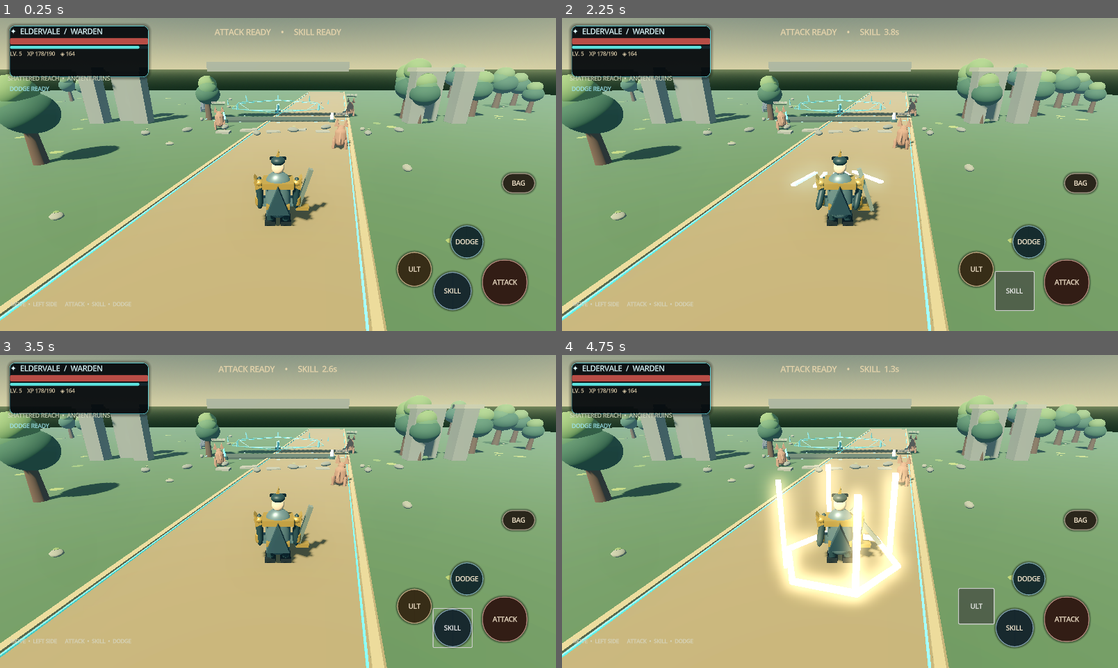
Above: before the commit, frames 1-4 (two rows, left to right).
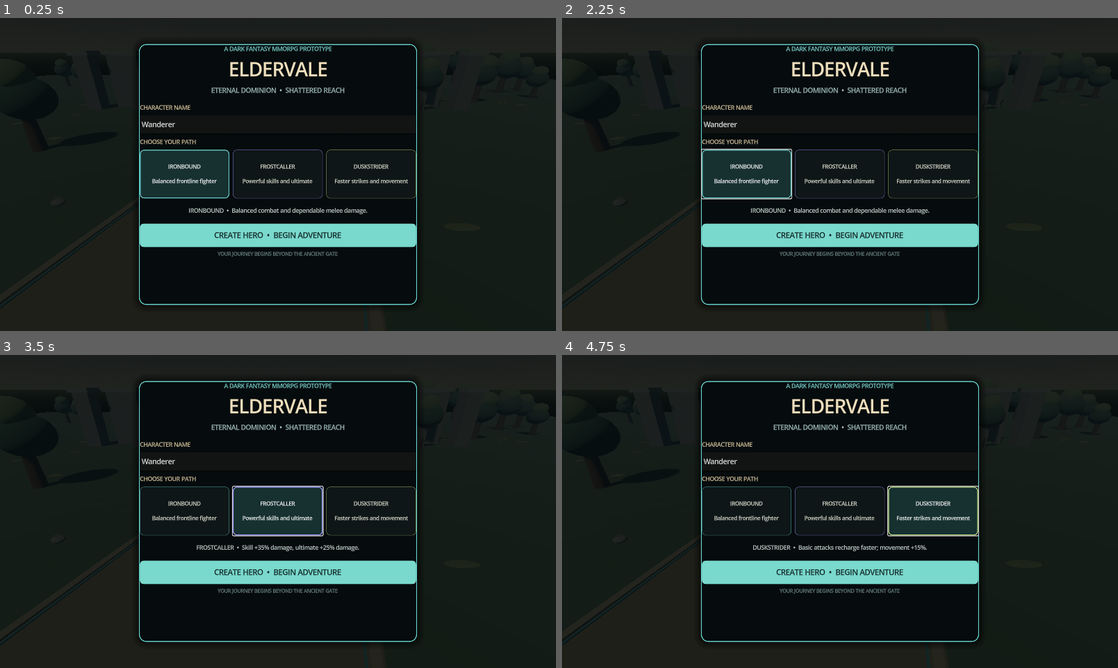
Above: after the commit, the same moments.

Repository: filesgloom-png/ELDERVALE
Game: Godot game, scene res://scenes/main_3d.tscn
Two runs of this game, one before a commit and one after it. Both use one fixed random seed, a clock stepped at 60 frames per second and the inputs below.
Inputs (mouse positions are in pixels of both pictures, inside the frame that each line leads up to):
- Up to frame 1 (0.25 s): no input
- Up to frame 2 (2.25 s): click (1067, 280) at 0.5 s, where only the run before the commit has a clickable "ATTACK"; click (745, 174) at 1.25 s, where only the run after the commit has a clickable "IRONBOUND Balanced frontline …"; click (1012, 290) at 2 s, where only the run before the commit has a clickable "SKILL"
- Up to frame 3 (3.5 s): click (278, 511) at 2.75 s, where only the run after the commit has a clickable "FROSTCALLER Powerful skills a…"
- Up to frame 4 (4.75 s): click (934, 511) at 3.5 s, where only the run after the commit has a clickable "DUSKSTRIDER Faster strikes an…"; click (979, 605) at 4.25 s, where only the run before the commit has a clickable "ULT"

The runs differ from the first frame. In frame 1, 96% of the frame differs, in the area x 0-100%, y 0-100%; in frame 2, 96%; in frame 3, 96%; in frame 4, 96%.

Commit message:
ui: add dark fantasy start menu and character creation

Diff:
--- a/scripts/main_3d.gd
+++ b/scripts/main_3d.gd
@@ -72,6 +72,16 @@
 var animation_time := 0.0
 var magical_materials: Array[StandardMaterial3D] = []
 var combat_effects: Array[Dictionary] = []
+var game_started := false
+var character_name := "Wanderer"
+var character_class := "Warden"
+var class_description_label: Label
+var character_name_input: LineEdit
+var class_buttons: Dictionary = {}
+var move_speed := MOVE_SPEED
+var mobile_hud_layer: CanvasLayer
+var start_menu_layer: CanvasLayer
+var has_saved_character := false
 
 func _ready() -> void:
 	_load_progress()
@@ -80,8 +90,223 @@
 	_build_player()
 	_build_enemies()
 	_build_hud()
+	_build_start_menu()
+	_apply_class_visuals()
 	Input.mouse_mode = Input.MOUSE_MODE_VISIBLE
 	set_process(true)
+
+func _build_start_menu() -> void:
+	start_menu_layer = CanvasLayer.new()
+	start_menu_layer.name = "CharacterCreationAndStartMenu"
+	start_menu_layer.layer = 20
+	add_child(start_menu_layer)
+	var backdrop := ColorRect.new()
+	backdrop.name = "DarkFantasyBackdrop"
+	backdrop.set_anchors_and_offsets_preset(Control.PRESET_FULL_RECT)
+	backdrop.color = Color(0.012, 0.025, 0.035, 0.86)
+	start_menu_layer.add_child(backdrop)
+	var center := CenterContainer.new()
+	center.set_anchors_and_offsets_preset(Control.PRESET_FULL_RECT)
+	start_menu_layer.add_child(center)
+	var panel := PanelContainer.new()
+	panel.name = "StartMenuPanel"
+	panel.custom_minimum_size = Vector2(640, 600)
+	var ps := StyleBoxFlat.new()
+	ps.bg_color = Color(0.025, 0.045, 0.052, 0.97)
+	ps.border_color = Color("#68d9d4")
+	ps.set_border_width_all(2)
+	ps.set_corner_radius_all(16)
+	ps.shadow_color = Color(0, 0, 0, 0.55)
+	ps.shadow_size = 18
+	panel.add_theme_stylebox_override("panel", ps)
+	center.add_child(panel)
+	var content := VBoxContainer.new()
+	content.add_theme_constant_override("separation", 8)
+	content.size_flags_horizontal = Control.SIZE_EXPAND_FILL
+	panel.add_child(content)
+	var eyebrow := Label.new()
+	eyebrow.text = "A DARK FANTASY MMORPG PROTOTYPE"
+	eyebrow.horizontal_alignment = HORIZONTAL_ALIGNMENT_CENTER
+	eyebrow.add_theme_font_size_override("font_size", 13)
+	eyebrow.add_theme_color_override("font_color", Color("#7edbd5"))
+	content.add_child(eyebrow)
+	var title := Label.new()
+	title.text = "ELDERVALE"
+	title.horizontal_alignment = HORIZONTAL_ALIGNMENT_CENTER
+	title.add_theme_font_size_override("font_size", 42)
+	title.add_theme_color_override("font_color", Color("#f0dfbd"))
+	content.add_child(title)
+	var subtitle := Label.new()
+	subtitle.text = "ETERNAL DOMINION  •  SHATTERED REACH"
+	subtitle.horizontal_alignment = HORIZONTAL_ALIGNMENT_CENTER
+	subtitle.add_theme_font_size_override("font_size", 15)
+	subtitle.add_theme_color_override("font_color", Color("#a7c4c3"))
+	content.add_child(subtitle)
+	content.add_child(HSeparator.new())
+	var name_label := Label.new()
+	name_label.text = "CHARACTER NAME"
+	name_label.add_theme_font_size_override("font_size", 13)
+	name_label.add_theme_color_override("font_color", Color("#d9c69f"))
+	content.add_child(name_label)
+	character_name_input = LineEdit.new()
+	character_name_input.name = "CharacterNameInput"
+	character_name_input.placeholder_text = "Enter your hero's name"
+	character_name_input.text = character_name
+	character_name_input.max_length = 18
+	character_name_input.custom_minimum_size = Vector2(0, 44)
+	content.add_child(character_name_input)
+	var class_label := Label.new()
+	class_label.text = "CHOOSE YOUR PATH"
+	class_label.add_theme_font_size_override("font_size", 13)
+	class_label.add_theme_color_override("font_color", Color("#d9c69f"))
+	content.add_child(class_label)
+	var choices := HBoxContainer.new()
+	choices.add_theme_constant_override("separation", 8)
+	content.add_child(choices)
+	_add_class_choice(choices, "Warden", "IRONBOUND", "Balanced frontline fighter", Color("#65c8c7"))
+	_add_class_choice(choices, "Arcanist", "FROSTCALLER", "Powerful skills and ultimate", Color("#9c9bff"))
+	_add_class_choice(choices, "Ranger", "DUSKSTRIDER", "Faster strikes and movement", Color("#b4d67d"))
+	class_description_label = Label.new()
+	class_description_label.custom_minimum_size = Vector2(0, 42)
+	class_description_label.horizontal_alignment = HORIZONTAL_ALIGNMENT_CENTER
+	class_description_label.vertical_alignment = VERTICAL_ALIGNMENT_CENTER
+	class_description_label.add_theme_font_size_override("font_size", 13)
+	class_description_label.add_theme_color_override("font_color", Color("#c7d5cf"))
+	content.add_child(class_description_label)
+	var begin := Button.new()
+	begin.name = "BeginAdventureButton"
+	begin.text = "ENTER THE REALM" if has_saved_character else "CREATE HERO  •  BEGIN ADVENTURE"
+	begin.custom_minimum_size = Vector2(0, 54)
+	begin.add_theme_font_size_override("font_size", 17)
+	begin.add_theme_color_override("font_color", Color("#102426"))
+	var bs := StyleBoxFlat.new()
+	bs.bg_color = Color("#79d9cc")
+	bs.set_corner_radius_all(9)
+	begin.add_theme_stylebox_override("normal", bs)
+	var bh := bs.duplicate() as StyleBoxFlat
+	bh.bg_color = Color("#a2f0dc")
+	begin.add_theme_stylebox_override("hover", bh)
+	begin.pressed.connect(_begin_adventure)
+	content.add_child(begin)
+	var footer := Label.new()
+	footer.text = "YOUR JOURNEY BEGINS BEYOND THE ANCIENT GATE"
+	footer.horizontal_alignment = HORIZONTAL_ALIGNMENT_CENTER
+	footer.add_theme_font_size_override("font_size", 11)
+	footer.add_theme_color_override("font_color", Color("#718b8a"))
+	content.add_child(footer)
+	_select_character_class(character_class)
+
+func _add_class_choice(parent: HBoxContainer, class_id: String, title_text: String, description: String, accent: Color) -> void:
+	var choice := Button.new()
+	choice.name = "Class_" + class_id
+	choice.custom_minimum_size = Vector2(185, 112)
+	choice.size_flags_horizontal = Control.SIZE_EXPAND_FILL
+	choice.text = title_text + "\n\n" + description
+	choice.autowrap_mode = TextServer.AUTOWRAP_WORD_SMART
+	choice.toggle_mode = true
+	choice.add_theme_font_size_override("font_size", 12)
+	choice.add_theme_color_override("font_color", Color("#e5e6d8"))
+	var normal := StyleBoxFlat.new()
+	normal.bg_color = Color(0.055, 0.085, 0.09, 1)
+	normal.border_color = accent.darkened(0.35)
+	normal.set_border_width_all(1)
+	normal.set_corner_radius_all(9)
+	choice.add_theme_stylebox_override("normal", normal)
+	var hover := normal.duplicate() as StyleBoxFlat
+	hover.bg_color = Color(0.09, 0.15, 0.15, 1)
+	hover.border_color = accent
+	choice.add_theme_stylebox_override("hover", hover)
+	var pressed := normal.duplicate() as StyleBoxFlat
+	pressed.bg_color = Color(0.09, 0.19, 0.19, 1)
+	pressed.border_color = accent
+	pressed.set_border_width_all(2)
+	choice.add_theme_stylebox_override("pressed", pressed)
+	choice.pressed.connect(_select_character_class.bind(class_id))
+	class_buttons[class_id] = choice
+	parent.add_child(choice)
+
+func _select_character_class(class_id: String) -> void:
+	if not ["Warden", "Arcanist", "Ranger"].has(class_id):
+		class_id = "Warden"
+	character_class = class_id
+	for key in class_buttons.keys():
+		var choice := class_buttons[key] as Button
+		choice.button_pressed = str(key) == character_class
+	match character_class:
+		"Arcanist":
+			class_description_label.text = "FROSTCALLER  •  Skill +35% damage, ultimate +25% damage."
+		"Ranger":
+			class_description_label.text = "DUSKSTRIDER  •  Basic attacks recharge faster; movement +15%."
+		_:
+			class_description_label.text = "IRONBOUND  •  Balanced combat and dependable melee damage."
+
+func _apply_class_visuals() -> void:
+	if not is_instance_valid(player):
+		return
+	var body := player.get_node_or_null("ArmoredBody") as MeshInstance3D
+	var rune := player.get_node_or_null("WardenHeartRune") as MeshInstance3D
+	var cape := player.get_node_or_null("WardenCape") as MeshInstance3D
+	match character_class:
+		"Arcanist":
+			if body != null:
+				body.material_override = _mat(Color("#59628e"), 0.38, 0.38)
+			if rune != null:
+				var am := _mat(Color("#b6a6ff"), 0.25, 0.25)
+				am.emission_enabled = true
+				am.emission = Color("#9488ff")
+				am.emission_energy_multiplier = 1.45
+				rune.material_override = am
+			if cape != null:
+				cape.material_override = _mat(Color("#292a54"), 0.78, 0.12)
+		"Ranger":
+			if body != null:
+				body.material_override = _mat(Color("#617b4e"), 0.52, 0.24)
+			if rune != null:
+				var rm := _mat(Color("#b8e08b"), 0.3, 0.2)
+				rm.emission_enabled = true
+				rm.emission = Color("#a4db73")
+				rm.emission_energy_multiplier = 1.15
+				rune.material_override = rm
+			if cape != null:
+				cape.material_override = _mat(Color("#293d2b"), 0.8, 0.1)
+		_:
+			if body != null:
+				body.material_override = _mat(Color("#667c80"), 0.42, 0.55)
+			if rune != null:
+				var wm := _mat(Color("#8ff9f1"), 0.25, 0.3)
+				wm.emission_enabled = true
+				wm.emission = Color("#48e4e2")
+				wm.emission_energy_multiplier = 1.35
+				rune.material_override = wm
+			if cape != null:
+				cape.material_override = _mat(Color("#263b43"), 0.82, 0.1)
+
+func _begin_adventure() -> void:
+	var entered_name := character_name_input.text.strip_edges()
+	if entered_name.is_empty():
+		character_name_input.text = ""
+		character_name_input.placeholder_text = "A name is required to begin"
+		return
+	character_name = entered_name.left(18)
+	game_started = true
+	move_speed = MOVE_SPEED * (1.15 if character_class == "Ranger" else 1.0)
+	player_max_hp = (128 if character_class == "Arcanist" else (160 if character_class == "Warden" else 142)) + armor_level * 18
+	player_hp = mini(player_hp, player_max_hp) if has_saved_character else player_max_hp
+	if hp_bar != null:
+		hp_bar.max_value = player_max_hp
+		hp_bar.value = player_hp
+	if status_label != null:
+		status_label.text = "%s  •  %s" % [character_name.to_upper(), character_class.to_upper()]
+	if target_label != null:
+		target_label.text = "%s  •  SHATTERED REACH" % character_name.to_upper()
+	if mobile_hud_layer != null:
+		mobile_hud_layer.visible = true
+	if is_instance_valid(start_menu_layer):
+		start_menu_layer.queue_free()
+	_apply_class_visuals()
+	_save_progress()
+	_refresh_progression_ui()
+
 
 func _build_environment() -> void:
 	var world_env := WorldEnvironment.new()
@@ -684,6 +909,8 @@
 func _build_hud() -> void:
 	var layer := CanvasLayer.new()
 	layer.name = "MobileHUD"
+	layer.visible = false
+	mobile_hud_layer = layer
 	add_child(layer)
 	var panel := PanelContainer.new()
 	panel.name = "WardenStatusPanel"
@@ -702,7 +929,7 @@
 	stack.add_theme_constant_override("separation", 3)
 	panel.add_child(stack)
 	var title := Label.new()
-	title.text = "✦  ELDERVALE  /  WARDEN"
+	title.text = "✦  ELDERVALE  /  %s  •  %s" % [character_class.to_upper(), character_name.to_upper()]
 	title.add_theme_font_size_override("font_size", 17)
 	title.add_theme_color_override("font_color", Color("#dffcff"))
 	stack.add_child(title)
@@ -894,6 +1121,8 @@
 		move_input = Vector2(clampf(drag_delta.x / 70.0, -1.0, 1.0), clampf(drag_delta.y / 70.0, -1.0, 1.0))
 
 func _process(delta: float) -> void:
+	if not game_started:
+		return
 	world_time += delta
 	animation_time += delta
 	dodge_cooldown = maxf(0.0, dodge_cooldown - delta)
@@ -961,7 +1190,7 @@
 		enemy_tails[i].rotation.x = -0.8 + sin(animation_time * 3.2 + float(i)) * 0.12
 	if input_dir.length_squared() > 0.01:
 		var direction := Vector3(input_dir.x, 0, input_dir.y)
-		player.position += direction * MOVE_SPEED * delta
+		player.position += direction * move_speed * delta
 		player.position.x = clampf(player.position.x, -WORLD_LIMIT, WORLD_LIMIT)
 		player.position.z = clampf(player.position.z, -WORLD_LIMIT, WORLD_LIMIT)
 		player.rotation.y = lerp_angle(player.rotation.y, atan2(direction.x, direction.z), minf(1.0, delta * 10.0))
@@ -1608,12 +1837,14 @@
 func _attack() -> void:
 	if attack_cooldown > 0.0: return
 	_spawn_combat_effect("slash")
-	attack_cooldown = 0.48
+	attack_cooldown = 0.36 if character_class == "Ranger" else 0.48
 	var target := _nearest_enemy()
 	if target != null:
 		var damage := 34 + weapon_level * 9
+		if character_class == "Ranger":
+			damage = int(round(float(damage) * 0.9))
 		_damage_enemy(target, damage)
-		status_label.text = "SWORD STRIKE  •  %d DAMAGE" % damage
+		status_label.text = "%s STRIKE  •  %d DAMAGE" % [character_class.to_upper(), damage]
 	else:
 		status_label.text = "SWORD SWING  •  MOVE CLOSER"
 	attack_flash = 0.18
@@ -1626,8 +1857,10 @@
 	var target := _nearest_enemy()
 	if target != null:
 		var damage := 58 + weapon_level * 14
+		if character_class == "Arcanist":
+			damage = int(round(float(damage) * 1.35))
 		_damage_enemy(target, damage)
-		status_label.text = "WARDEN CLEAVE  •  %d DAMAGE" % damage
+		status_label.text = "%s SKILL  •  %d DAMAGE" % [character_class.to_upper(), damage]
 	else:
 		status_label.text = "WARDEN CLEAVE  •  NO TARGET"
 	attack_flash = 0.32
@@ -1735,8 +1968,10 @@
 	var target := _nearest_enemy()
 	if target != null:
 		var damage := 90 + weapon_level * 22
+		if character_class == "Arcanist":
+			damage = int(round(float(damage) * 1.25))
 		_damage_enemy(target, damage)
-		status_label.text = "ANCIENT OATH  •  %d DAMAGE" % damage
+		status_label.text = "%s ULTIMATE  •  %d DAMAGE" % [character_class.to_upper(), damage]
 	else:
 		status_label.text = "ANCIENT OATH  •  NO TARGET"
 	attack_flash = 0.4
@@ -1929,6 +2164,8 @@
 
 func _save_progress() -> void:
 	var save := ConfigFile.new()
+	save.set_value("character", "name", character_name)
+	save.set_value("character", "class", character_class)
 	save.set_value("player", "level", player_level)
 	save.set_value("player", "xp", xp)
 	save.set_value("player", "xp_to_next_level", xp_to_next_level)
@@ -1948,6 +2185,11 @@
 	var save := ConfigFile.new()
 	if save.load("user://eldervale_progress.cfg") != OK:
 		return
+	has_saved_character = true
+	character_name = str(save.get_value("character", "name", character_name))
+	character_class = str(save.get_value("character", "class", character_class))
+	if not ["Warden", "Arcanist", "Ranger"].has(character_class):
+		character_class = "Warden"
 	player_level = int(save.get_value("player", "level", player_level))
 	xp = int(save.get_value("player", "xp", xp))
 	xp_to_next_level = int(save.get_value("player", "xp_to_next_level", xp_to_next_level))
